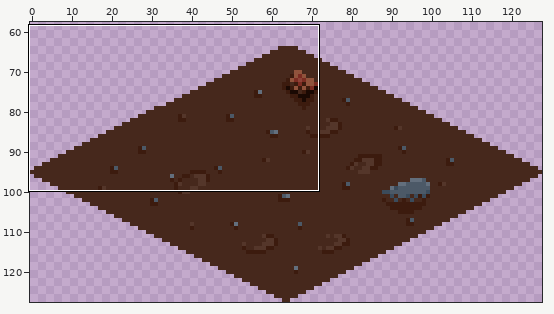
Two states of a sprite sheet, MonoGameCross-PlatformDesktopApplication/Content/CompressedContent/textures/Environment/ground2.png. The first picture is a wide view before the edit; the outline marks the close-up.
Close-up. Before:
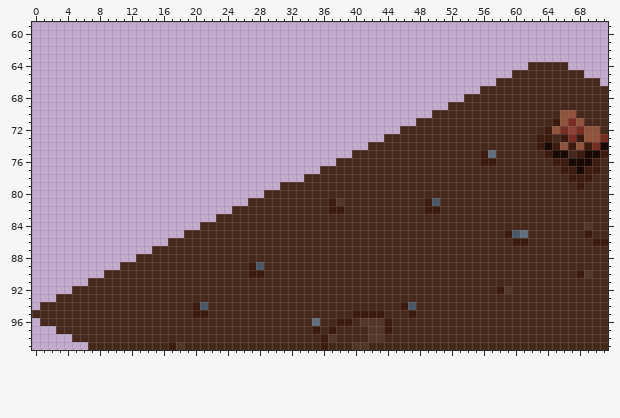
The file is 128x128 pixels. Shown: x 0..71, y 59..99. The wide view leaves out empty margins.
After:
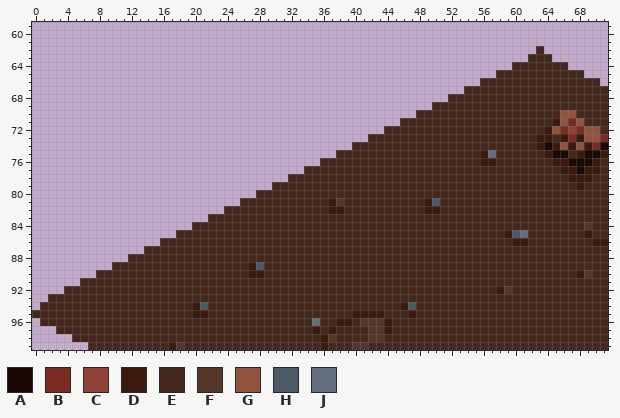
Palette (. is transparent): A #1a0903  B #7b2c22  C #8e4238  D #3c1b0e  E #46281c  F #54362a  G #90533c  H #4c5967  J #636f7d
What changed:
@@ x 0..71 @@
  61 ........................................................................
- 62 ........................................................................
- 63 ........................................................................
- 64 ..............................................................EEEEE.....
- 65 ............................................................EEEEEEEEE...
- 66 ..........................................................EEEEEEEEEEEEE.
- 67 ........................................................EEEEEEEEEEEEEEEE
- 68 ......................................................EEEEEEEEEEEEEEEEEE
- 69 ....................................................EEEEEEEEEEEEEEEEEEEE
- 70 ..................................................EEEEEEEEEEEEEEEEGGEEEE
- 71 ................................................EEEEEEEEEEEEEEEEEDGBGEEE
- 72 ..............................................EEEEEEEEEEEEEEEEEEDGBCBGGE
- 73 ............................................EEEEEEEEEEEEEEEEEEEDDEDBDGGB
- 74 ..........................................EEEEEEEEEEEEEEEEEEEEEDADGDGDBA
- 75 ........................................EEEEEEEEEEEEEEEEDJEEEEEEDAAEDAAD
- 76 ......................................EEEEEEEEEEEEEEEEEEDDEEEEEEEDDAAADE
- 77 ....................................EEEEEEEEEEEEEEEEEEEEEEEEEEEEEEDDADDE
- 78 ..................................EEEEEEEEEEEEEEEEEEEEEEEEEEEEEEEEEDDDEE
- 79 ...............................EEEEEEEEEEEEEEEEEEEEEEEEEEEEEEEEEEEEEDEEE
- 80 .............................EEEEEEEEEEEEEEEEEEEEEEEEEEEEEEEEEEEEEEEEEEE
- 81 ...........................EEEEEEEEEEDFEEEEEEEEEEDHEEEEEEEEEEEEEEEEEEEEE
- 82 .........................EEEEEEEEEEEEDDEEEEEEEEEEDDEEEEEEEEEEEEEEEEEEEEE
- 83 .......................EEEEEEEEEEEEEEEEEEEEEEEEEEEEEEEEEEEEEEEEEEEEEEEEE
- 84 .....................EEEEEEEEEEEEEEEEEEEEEEEEEEEEEEEEEEEEEEEEEEEEEEEEFEE
- 85 ...................EEEEEEEEEEEEEEEEEEEEEEEEEEEEEEEEEEEEEEEEDHJEEEEEEEDEE
- 86 .................EEEEEEEEEEEEEEEEEEEEEEEEEEEEEEEEEEEEEEEEEEEDDEEEEEEEEDD
- 87 ...............EEEEEEEEEEEEEEEEEEEEEEEEEEEEEEEEEEEEEEEEEEEEEEEEEEEEEEEEE
- 88 .............EEEEEEEEEEEEEEEEEEEEEEEEEEEEEEEEEEEEEEEEEEEEEEEEEEEEEEEEEEE
- 89 ...........EEEEEEEEEEEEEEEEDHEEEEEEEEEEEEEEEEEEEEEEEEEEEEEEEEEEEEEEEEEEE
- 90 .........EEEEEEEEEEEEEEEEEEDDEEEEEEEEEEEEEEEEEEEEEEEEEEEEEEEEEEEEEEEDFEE
- 91 .......EEEEEEEEEEEEEEEEEEEEEEEEEEEEEEEEEEEEEEEEEEEEEEEEEEEEEEEEEEEEEEEEE
- 92 .....EEEEEEEEEEEEEEEEEEEEEEEEEEEEEEEEEEEEEEEEEEEEEEEEEEEEEDFEEEEEEEEEEEE
- 93 ...EEEEEEEEEEEEEEEEEEEEEEEEEEEEEEEEEEEEEEEEEEEEEEEEEEEEEEEEEEEEEEEEEEEEE
+ 62 ...............................................................E........
+ 63 ..............................................................EEE.......
+ 64 ............................................................EEEEEEE.....
+ 65 ..........................................................EEEEEEEEEEE...
+ 66 ........................................................EEEEEEEEEEEEEEE.
+ 67 ......................................................EEEEEEEEEEEEEEEEEE
+ 68 ....................................................EEEEEEEEEEEEEEEEEEEE
+ 69 ..................................................EEEEEEEEEEEEEEEEEEEEEE
+ 70 ................................................EEEEEEEEEEEEEEEEEEGGEEEE
+ 71 ..............................................EEEEEEEEEEEEEEEEEEEDGBGEEE
+ 72 ............................................EEEEEEEEEEEEEEEEEEEEDGBCBGGE
+ 73 ..........................................EEEEEEEEEEEEEEEEEEEEEDDEDBDGGB
+ 74 ........................................EEEEEEEEEEEEEEEEEEEEEEEDADGDGDBA
+ 75 ......................................EEEEEEEEEEEEEEEEEEDJEEEEEEDAAEDAAD
+ 76 ....................................EEEEEEEEEEEEEEEEEEEEDDEEEEEEEDDAAADE
+ 77 ..................................EEEEEEEEEEEEEEEEEEEEEEEEEEEEEEEEDDADDE
+ 78 ................................EEEEEEEEEEEEEEEEEEEEEEEEEEEEEEEEEEEDDDEE
+ 79 ..............................EEEEEEEEEEEEEEEEEEEEEEEEEEEEEEEEEEEEEEDEEE
+ 80 ............................EEEEEEEEEEEEEEEEEEEEEEEEEEEEEEEEEEEEEEEEEEEE
+ 81 ..........................EEEEEEEEEEEDFEEEEEEEEEEDHEEEEEEEEEEEEEEEEEEEEE
+ 82 ........................EEEEEEEEEEEEEDDEEEEEEEEEEDDEEEEEEEEEEEEEEEEEEEEE
+ 83 ......................EEEEEEEEEEEEEEEEEEEEEEEEEEEEEEEEEEEEEEEEEEEEEEEEEE
+ 84 ....................EEEEEEEEEEEEEEEEEEEEEEEEEEEEEEEEEEEEEEEEEEEEEEEEEFEE
+ 85 ..................EEEEEEEEEEEEEEEEEEEEEEEEEEEEEEEEEEEEEEEEEDHJEEEEEEEDEE
+ 86 ................EEEEEEEEEEEEEEEEEEEEEEEEEEEEEEEEEEEEEEEEEEEEDDEEEEEEEEDD
+ 87 ..............EEEEEEEEEEEEEEEEEEEEEEEEEEEEEEEEEEEEEEEEEEEEEEEEEEEEEEEEEE
+ 88 ............EEEEEEEEEEEEEEEEEEEEEEEEEEEEEEEEEEEEEEEEEEEEEEEEEEEEEEEEEEEE
+ 89 ..........EEEEEEEEEEEEEEEEEDHEEEEEEEEEEEEEEEEEEEEEEEEEEEEEEEEEEEEEEEEEEE
+ 90 ........EEEEEEEEEEEEEEEEEEEDDEEEEEEEEEEEEEEEEEEEEEEEEEEEEEEEEEEEEEEEDFEE
+ 91 ......EEEEEEEEEEEEEEEEEEEEEEEEEEEEEEEEEEEEEEEEEEEEEEEEEEEEEEEEEEEEEEEEEE
+ 92 ....EEEEEEEEEEEEEEEEEEEEEEEEEEEEEEEEEEEEEEEEEEEEEEEEEEEEEEDFEEEEEEEEEEEE
+ 93 ..EEEEEEEEEEEEEEEEEEEEEEEEEEEEEEEEEEEEEEEEEEEEEEEEEEEEEEEEEEEEEEEEEEEEEE
  94 .EEEEEEEEEEEEEEEEEEEDHEEEEEEEEEEEEEEEEEEEEEEEEDHEEEEEEEEEEEEEEEEEEEEEEEE
